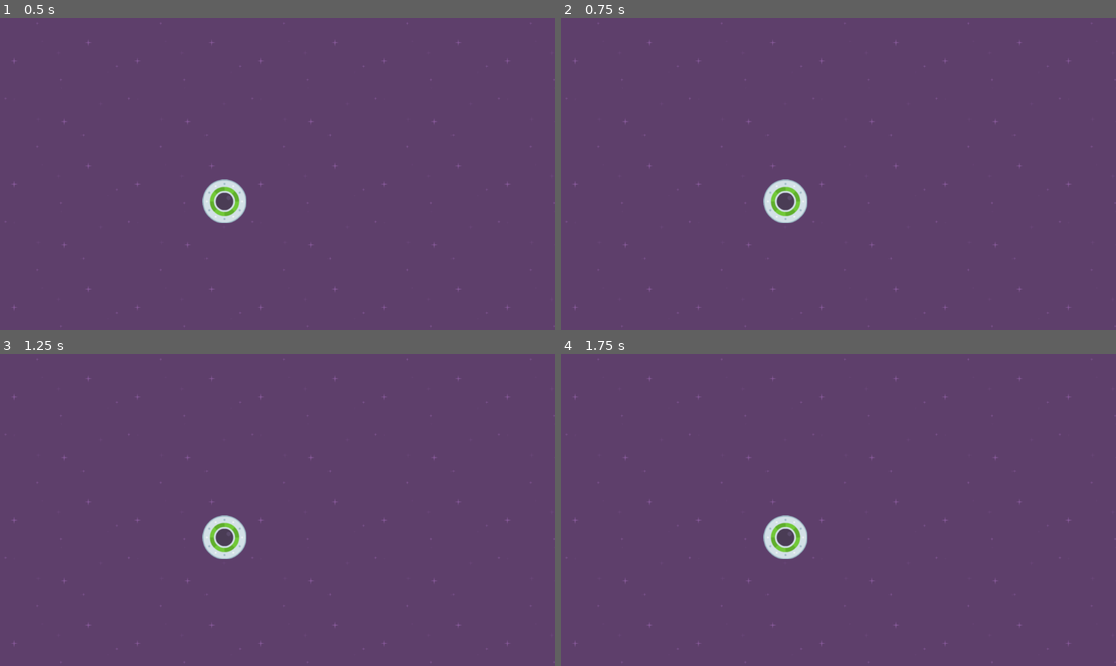
Above: before the commit, frames 1-4 (two rows, left to right).
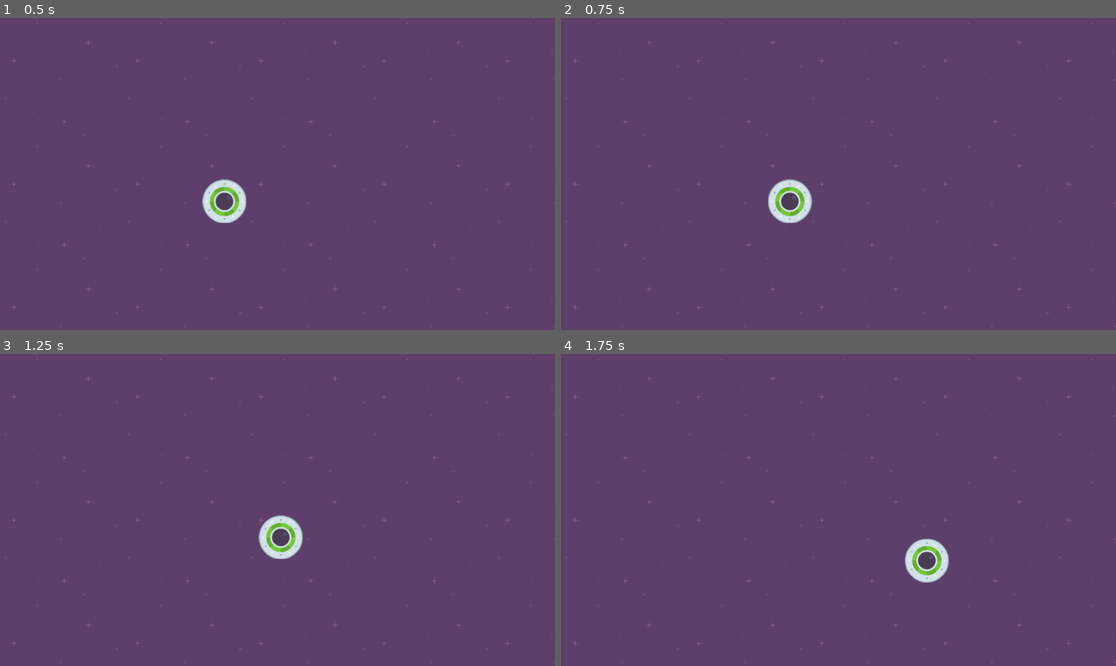
Above: after the commit, the same moments.

Repository: MikeKumi/speedy_saucer
Game: Godot game, scene res://scenes/level_1.tscn
Two runs of this game, one before a commit and one after it. Both use one fixed random seed, a clock stepped at 60 frames per second and the inputs below.
Inputs:
- Up to frame 1 (0.5 s): no input
- Up to frame 2 (0.75 s): tap Enter at 0.5 s; hold Right (move_right, bound only after the commit) from 0.53 s (still down)
- Up to frame 3 (1.25 s): keep holding Right (move_right, bound only after the commit)
- Up to frame 4 (1.75 s): release Right (move_right, bound only after the commit) at 1.28 s; hold Down (move_down, bound only after the commit) from 1.28 s (still down)

Frame 1 is identical in both runs. In frame 2, 0.7% of the frame differs, in the area x 36-46%, y 51-66%; in frame 3, 1.5%, in the area x 36-55%, y 51-66%; in frame 4, 1.5%.

Commit message:
Added controls to player

Diff:
--- a/project.godot
+++ b/project.godot
@@ -14,3 +14,30 @@
 run/main_scene="res://scenes/level_1.tscn"
 config/features=PackedStringArray("4.3", "Forward Plus")
 config/icon="res://icon.svg"
+
+[input]
+
+move_right={
+"deadzone": 0.5,
+"events": [Object(InputEventKey,"resource_local_to_scene":false,"resource_name":"","device":0,"window_id":0,"alt_pressed":false,"shift_pressed":false,"ctrl_pressed":false,"meta_pressed":false,"pressed":false,"keycode":0,"physical_keycode":4194321,"key_label":0,"unicode":0,"location":0,"echo":false,"script":null)
+, Object(InputEventKey,"resource_local_to_scene":false,"resource_name":"","device":0,"window_id":0,"alt_pressed":false,"shift_pressed":false,"ctrl_pressed":false,"meta_pressed":false,"pressed":false,"keycode":0,"physical_keycode":68,"key_label":0,"unicode":0,"location":0,"echo":false,"script":null)
+]
+}
+move_left={
+"deadzone": 0.5,
+"events": [Object(InputEventKey,"resource_local_to_scene":false,"resource_name":"","device":0,"window_id":0,"alt_pressed":false,"shift_pressed":false,"ctrl_pressed":false,"meta_pressed":false,"pressed":false,"keycode":0,"physical_keycode":4194319,"key_label":0,"unicode":0,"location":0,"echo":false,"script":null)
+, Object(InputEventKey,"resource_local_to_scene":false,"resource_name":"","device":-1,"window_id":0,"alt_pressed":false,"shift_pressed":false,"ctrl_pressed":false,"meta_pressed":false,"pressed":false,"keycode":0,"physical_keycode":65,"key_label":0,"unicode":97,"location":0,"echo":false,"script":null)
+]
+}
+move_down={
+"deadzone": 0.5,
+"events": [Object(InputEventKey,"resource_local_to_scene":false,"resource_name":"","device":-1,"window_id":0,"alt_pressed":false,"shift_pressed":false,"ctrl_pressed":false,"meta_pressed":false,"pressed":false,"keycode":0,"physical_keycode":4194322,"key_label":0,"unicode":0,"location":0,"echo":false,"script":null)
+, Object(InputEventKey,"resource_local_to_scene":false,"resource_name":"","device":-1,"window_id":0,"alt_pressed":false,"shift_pressed":false,"ctrl_pressed":false,"meta_pressed":false,"pressed":false,"keycode":0,"physical_keycode":83,"key_label":0,"unicode":115,"location":0,"echo":false,"script":null)
+]
+}
+move_up={
+"deadzone": 0.5,
+"events": [Object(InputEventKey,"resource_local_to_scene":false,"resource_name":"","device":-1,"window_id":0,"alt_pressed":false,"shift_pressed":false,"ctrl_pressed":false,"meta_pressed":false,"pressed":false,"keycode":0,"physical_keycode":4194320,"key_label":0,"unicode":0,"location":0,"echo":false,"script":null)
+, Object(InputEventKey,"resource_local_to_scene":false,"resource_name":"","device":-1,"window_id":0,"alt_pressed":false,"shift_pressed":false,"ctrl_pressed":false,"meta_pressed":false,"pressed":false,"keycode":0,"physical_keycode":87,"key_label":0,"unicode":119,"location":0,"echo":false,"script":null)
+]
+}
--- a/scenes/level_1.gd
+++ b/scenes/level_1.gd
@@ -1,11 +1,6 @@
 extends Node2D
 
 
-# Called when the node enters the scene tree for the first time.
 func _ready():
-	pass # Replace with function body.
-
-
-# Called every frame. 'delta' is the elapsed time since the previous frame.
-func _process(delta):
-	pass
+	var my_var = "hi"
+	print(my_var)
--- a/scenes/player.gd
+++ b/scenes/player.gd
@@ -1,11 +1,21 @@
 extends RigidBody2D
 
+var FORCE = 500
 
-# Called when the node enters the scene tree for the first time.
 func _ready():
-	pass # Replace with function body.
+	pass
 
-
-# Called every frame. 'delta' is the elapsed time since the previous frame.
+# Cares about global framerate
 func _process(delta):
 	pass
+
+# Does not care about global framerate
+func _physics_process(delta):
+	if Input.is_action_pressed("move_right"):
+		apply_force(Vector2(FORCE, 0))
+	if Input.is_action_pressed("move_left"):
+		apply_force(Vector2(-FORCE, 0))
+	if Input.is_action_pressed("move_up"):
+		apply_force(Vector2(0, -FORCE))
+	if Input.is_action_pressed("move_down"):
+		apply_force(Vector2(0, FORCE))
